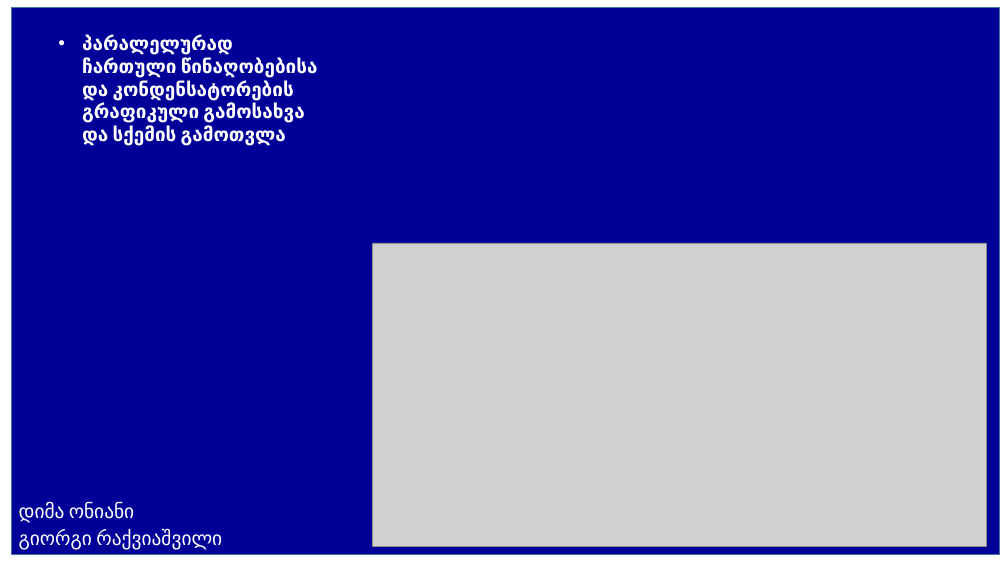
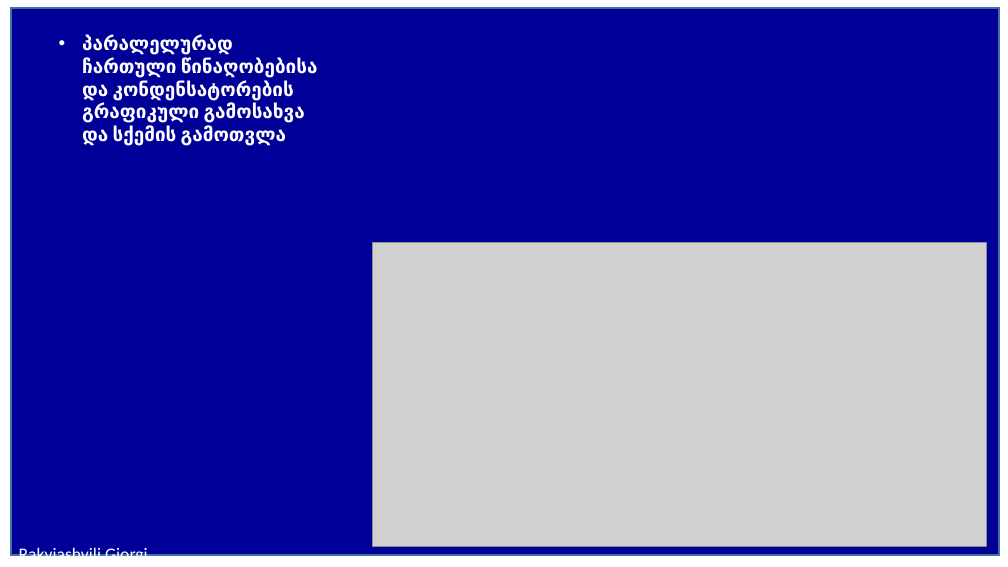
Before and after one commit to GiorgiR2/Electrical-Circuits-in-ASCII, a slide deck: slide 1 of presentation.pptx. Drawn at 1008x567 pixels with LibreOffice and Linux fonts; fonts in the diff are those of the drawing; grey boxes stand for pictures. Boxes give left, top, right and bottom in pixels: in the first picture for what was removed or moved away, otherwise in the second. Text is boxed around its words. In the diff, an @@ line names an element or a change of style, - is before the commit and + after.

Commit message:
update

```diff
--- a/presentation.pptx
+++ b/presentation.pptx
@@ rectangle at [11,8,1000,555]: outline #43739E 1 pt to #43739E 2 pt @@
@@ text at [19,546,148,556]: text changed; size 18.5 to 16.8 pt @@
-დიმა ონიანი
-გიორგი რაქვიაშვილი
+Rakviashvili Giorgi
```
